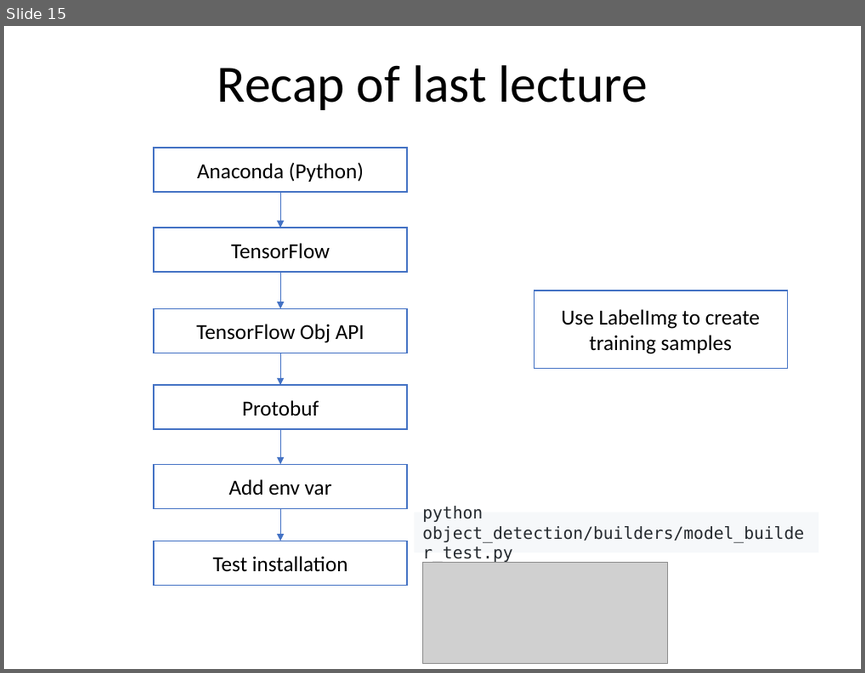
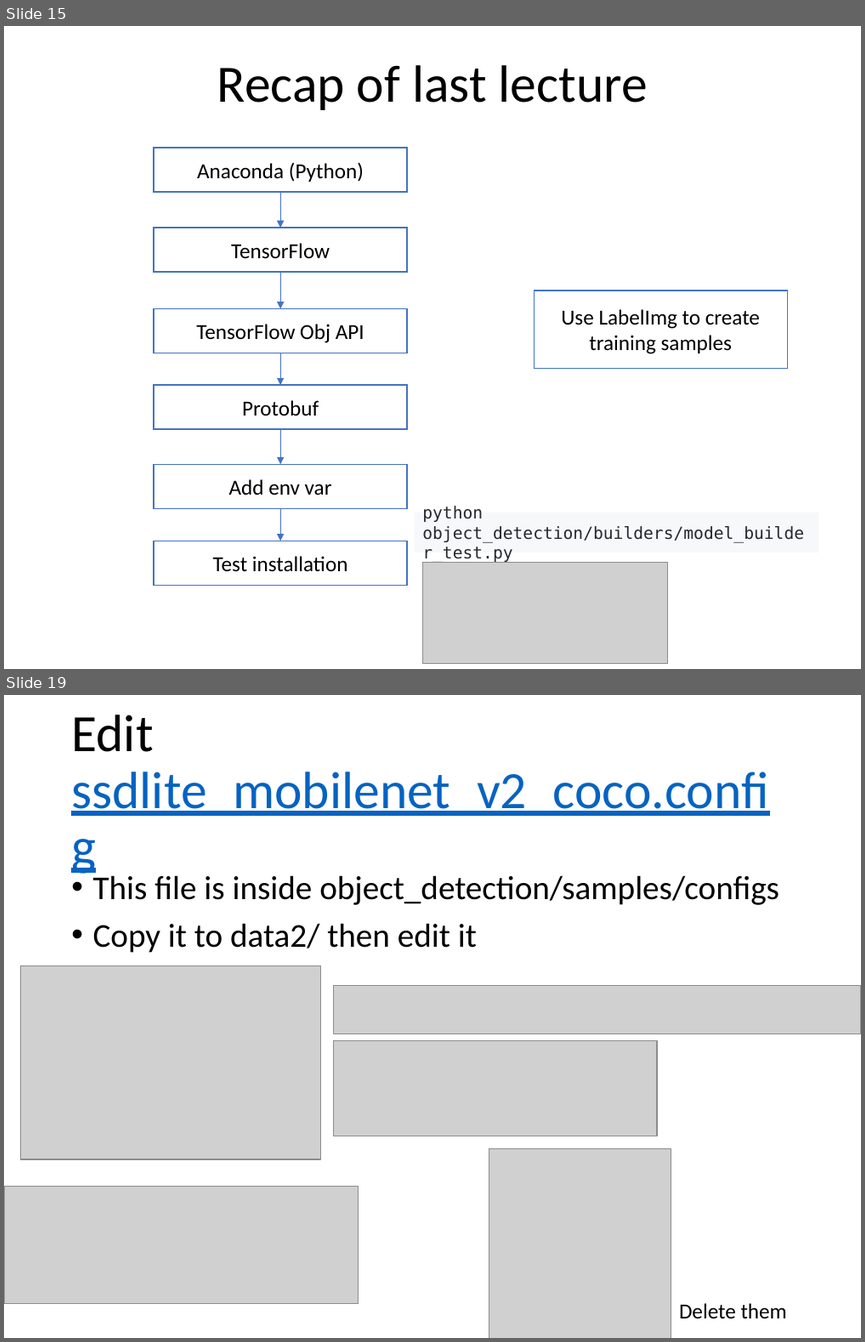
Before and after one commit to YichaoOU/self_driving_car, a slide deck: Tutorial/TensorFlow-Obj-API.pptx. Shown one above the other, each under a label of ours: slide 15 before the commit, slides 15 and 19 after it; the slides between them are not shown. The pictures are 865x673 and 865x1342 pixels, drawn with LibreOffice and Linux fonts; fonts in the diff are those of the drawing; grey boxes stand for pictures. Boxes give left, top, right and bottom in pixels: in the first picture for what was removed or moved away, otherwise in the second. Text is boxed around its words. In the diff, an @@ line names an element or a change of style, - is before the commit and + after.

```diff
--- a/Tutorial/TensorFlow-Obj-API.pptx
+++ b/Tutorial/TensorFlow-Obj-API.pptx
@@ slide 19 added at box(4, 695, 861, 1338), background #FFFFFF @@
@@ title added at box(71, 715, 769, 816), 44 pt, text #0563C1, underline @@
+Edit ssdlite_mobilenet_v2_coco.config
@@ text added at box(93, 871, 779, 953), 28 pt, text #000000 @@
+• This file is inside object_detection/samples/configs
+• Copy it to data2/ then edit it
@@ picture added at box(20, 966, 320, 1159) @@
@@ picture added at box(333, 986, 861, 1034) @@
@@ picture added at box(333, 1040, 656, 1135) @@
@@ picture added at box(489, 1148, 670, 1338) @@
@@ picture added at box(4, 1186, 358, 1304) @@
@@ text added at box(679, 1303, 787, 1318), 18 pt, text #000000 @@
+Delete them
```
Also in this commit, not shown: 4 slides changed, 3 other slides added, 1 slide removed, 5 other files.
